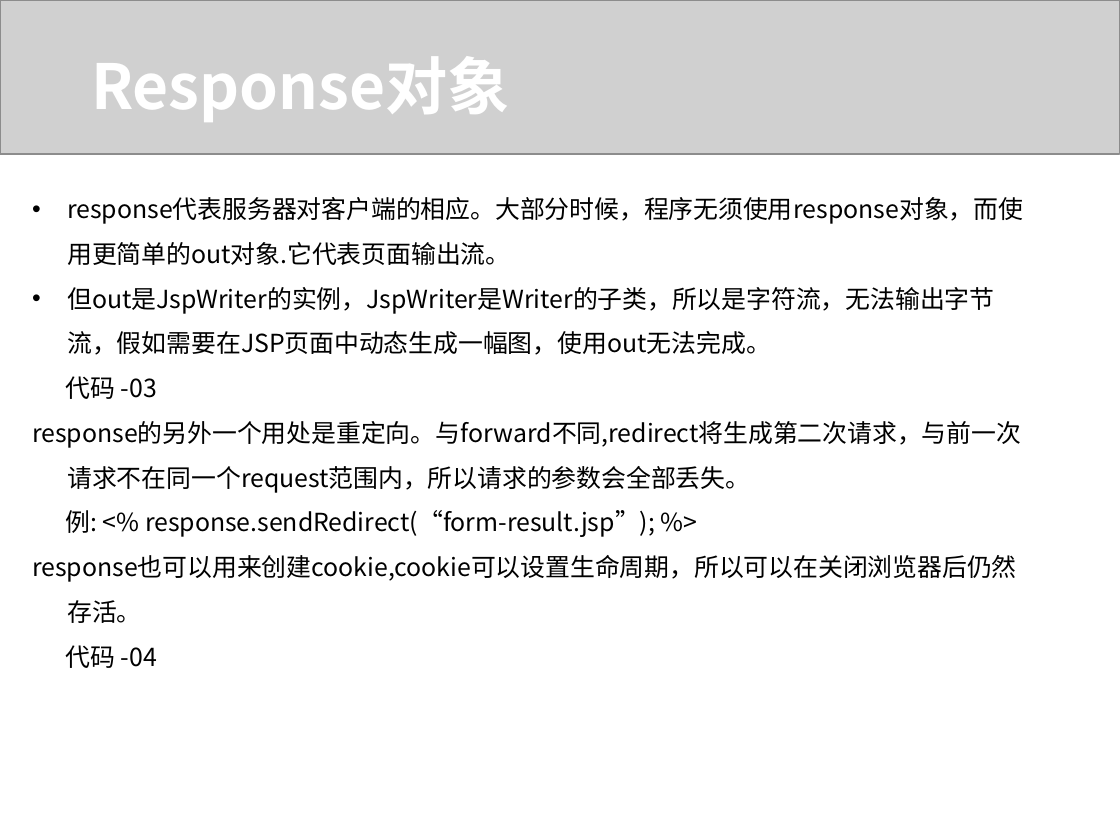
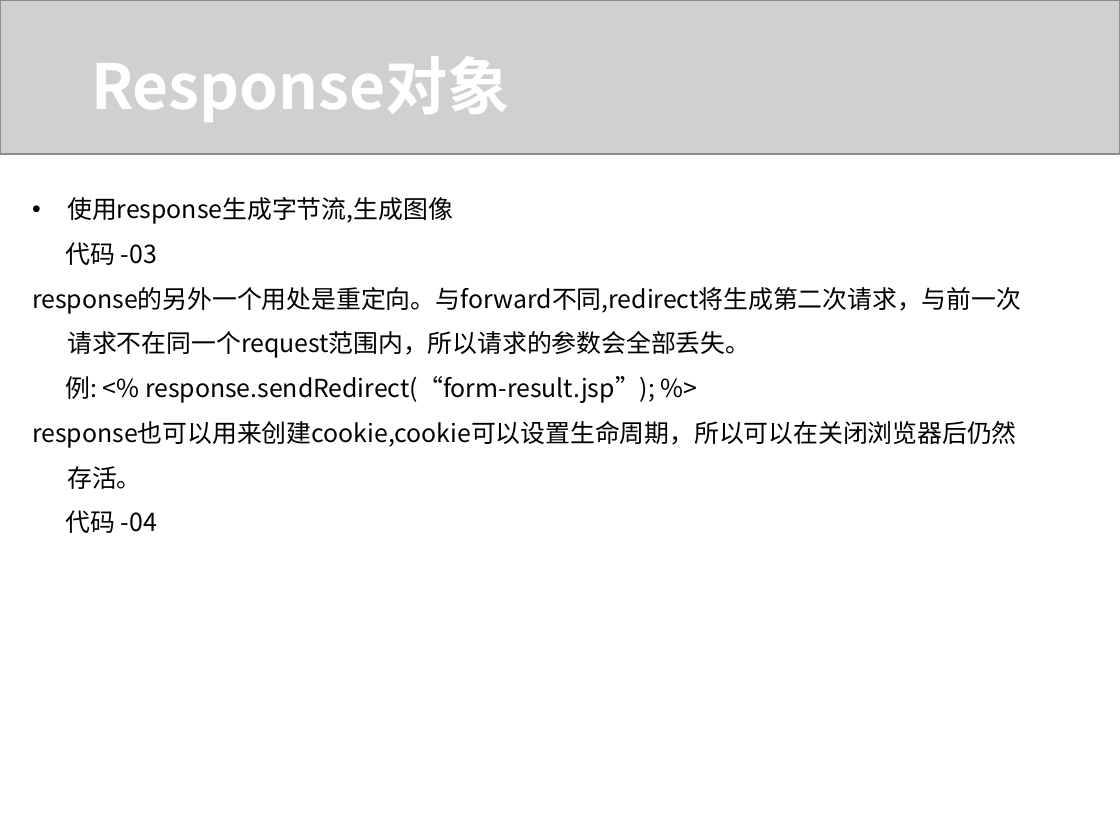
Before and after one commit to juno1985/softcits-training, a slide deck: slide 5 of 中级/中级Servlet.ppt. Drawn at 1120x840 pixels with LibreOffice and Linux fonts; fonts in the diff are those of the drawing; grey boxes stand for pictures. Boxes give left, top, right and bottom in pixels: in the first picture for what was removed or moved away, otherwise in the second. Text is boxed around its words. In the diff, an @@ line names an element or a change of style, - is before the commit and + after.

```diff
--- a/中级/中级Servlet.ppt
+++ b/中级/中级Servlet.ppt
@@ text at bbox=[67, 197, 453, 224]: text changed @@
-• response代表服务器对客户端的相应。大部分时候，程序无须使用response对象，而使用更简单的out对象.它代表页面输出流。
-• 但out是JspWriter的实例，JspWriter是Writer的子类，所以是字符流，无法输出字节流，假如需要在JSP页面中动态生成一幅图，使用out无法完成。
+• 使用response生成字节流,生成图像
```
Also in this commit, not shown: 3 slides removed.
